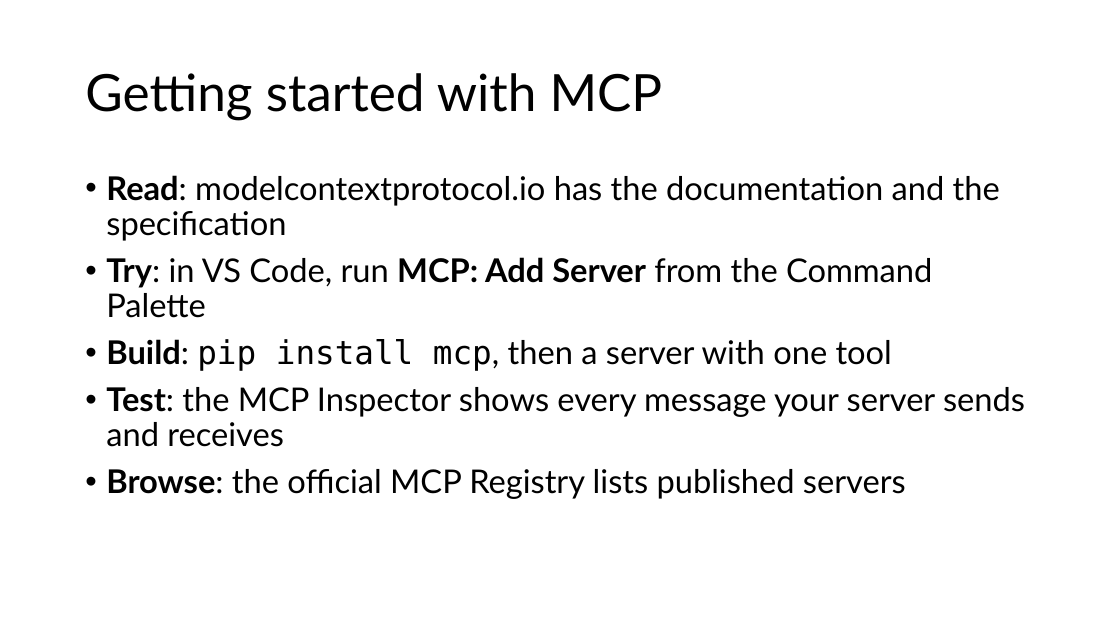
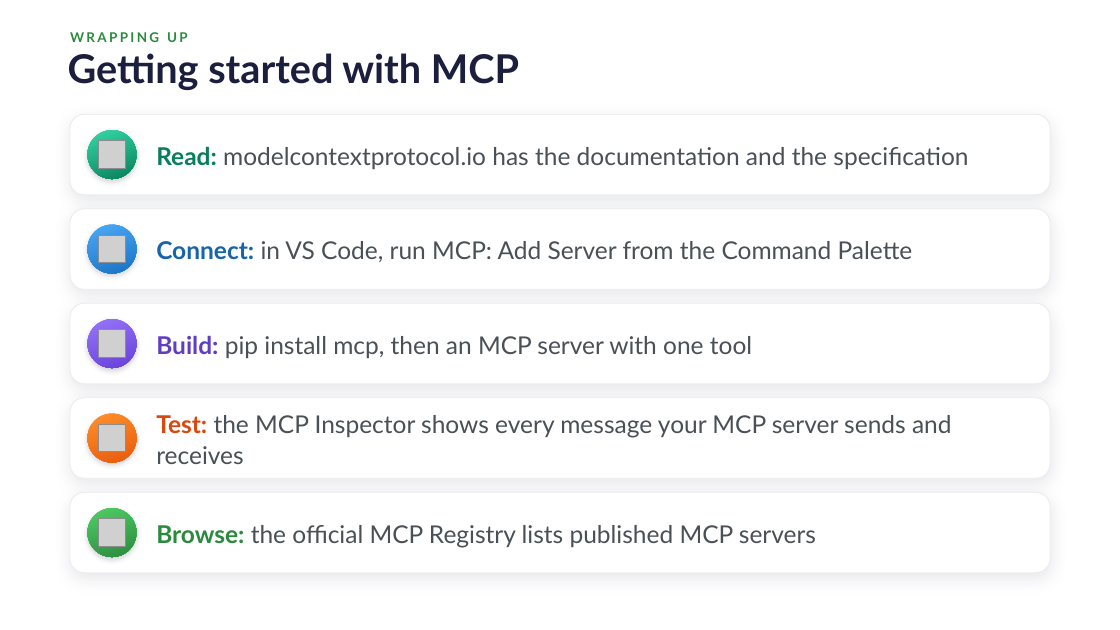
Before and after one commit to karoluciecha/ai-assisted-programming-module, a slide deck: slide 52 of lectures-and-labs/week05/mcp-lecture.pptx (slide 59 before the commit). Drawn at 1120x630 pixels with LibreOffice and Linux fonts; fonts in the diff are those of the drawing; grey boxes stand for pictures; background and template pictures are left out. Boxes give left, top, right and bottom in pixels: in the first picture for what was removed or moved away, otherwise in the second. Text is boxed around its words. In the diff, an @@ line names an element or a change of style, - is before the commit and + after.

```diff
--- a/lectures-and-labs/week05/mcp-lecture.pptx
+++ b/lectures-and-labs/week05/mcp-lecture.pptx
@@ title "Getting started with MCP": place and size @@
-title "Getting started with MCP" at [85,73,663,120]
+title "Getting started with MCP" at [68,53,519,90]
@@ title "Getting started with MCP" at [68,53,519,90]: size 44 to 34 pt, text colour #000000 to #1B1E3C, bold on @@
@@ text added at [70,32,188,42], 11.5 pt, text #2B8A3E, bold @@
+WRAPPING UP
@@ rounded rectangle added at [70,114,1050,195], fill #FFFFFF, outline #E9ECEF 0.75 pt @@
@@ ellipse added at [87,130,136,179], fill gradient #38D9A9 to #087F5B @@
@@ picture added at [98,141,126,169] @@
@@ text added at [156,146,968,169], 21 pt, text #495057 @@
+Read: modelcontextprotocol.io has the documentation and the specification
@@ text removed at [106,175,1025,499] @@
-• Read: modelcontextprotocol.io has the documentation and the specification
-• Try: in VS Code, run MCP: Add Server from the Command Palette
-• Build: pip install mcp, then a server with one tool
-• Test: the MCP Inspector shows every message your server sends and receives
-• Browse: the official MCP Registry lists published servers
@@ rounded rectangle added at [70,209,1050,290], fill #FFFFFF, outline #E9ECEF 0.75 pt @@
@@ ellipse added at [87,224,136,273], fill gradient #4DABF7 to #1971C2 @@
@@ picture added at [98,235,126,263] @@
@@ text added at [156,241,913,262], 21 pt, text #495057 @@
+Connect: in VS Code, run MCP: Add Server from the Command Palette
@@ rounded rectangle added at [70,303,1050,384], fill #FFFFFF, outline #E9ECEF 0.75 pt @@
@@ ellipse added at [87,319,136,368], fill gradient #9775FA to #6741D9 @@
@@ picture added at [98,330,126,358] @@
@@ text added at [156,336,752,358], 21 pt, text #495057 @@
+Build: pip install mcp, then an MCP server with one tool
@@ rounded rectangle added at [70,398,1050,479], fill #FFFFFF, outline #E9ECEF 0.75 pt @@
@@ ellipse added at [87,413,136,462], fill gradient #FF922B to #E8590C @@
@@ text added at [156,415,952,464], 21 pt, text #495057 @@
+Test: the MCP Inspector shows every message your MCP server sends and receives
@@ picture added at [98,424,126,452] @@
@@ rounded rectangle added at [70,492,1050,573], fill #FFFFFF, outline #E9ECEF 0.75 pt @@
@@ ellipse added at [87,508,136,557], fill gradient #51CF66 to #2B8A3E @@
@@ picture added at [98,519,126,547] @@
@@ text added at [156,525,816,548], 21 pt, text #495057 @@
+Browse: the official MCP Registry lists published MCP servers
```
Also in this commit, not shown: 25 other slides changed, 28 slides added, 35 slides removed.
